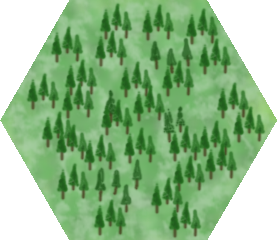
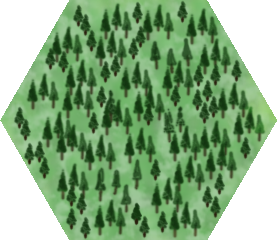
Two versions of the same layered image (277x240). Layer-by-layer changes:
painted on "Trees" over [13, 0, 266, 240]
